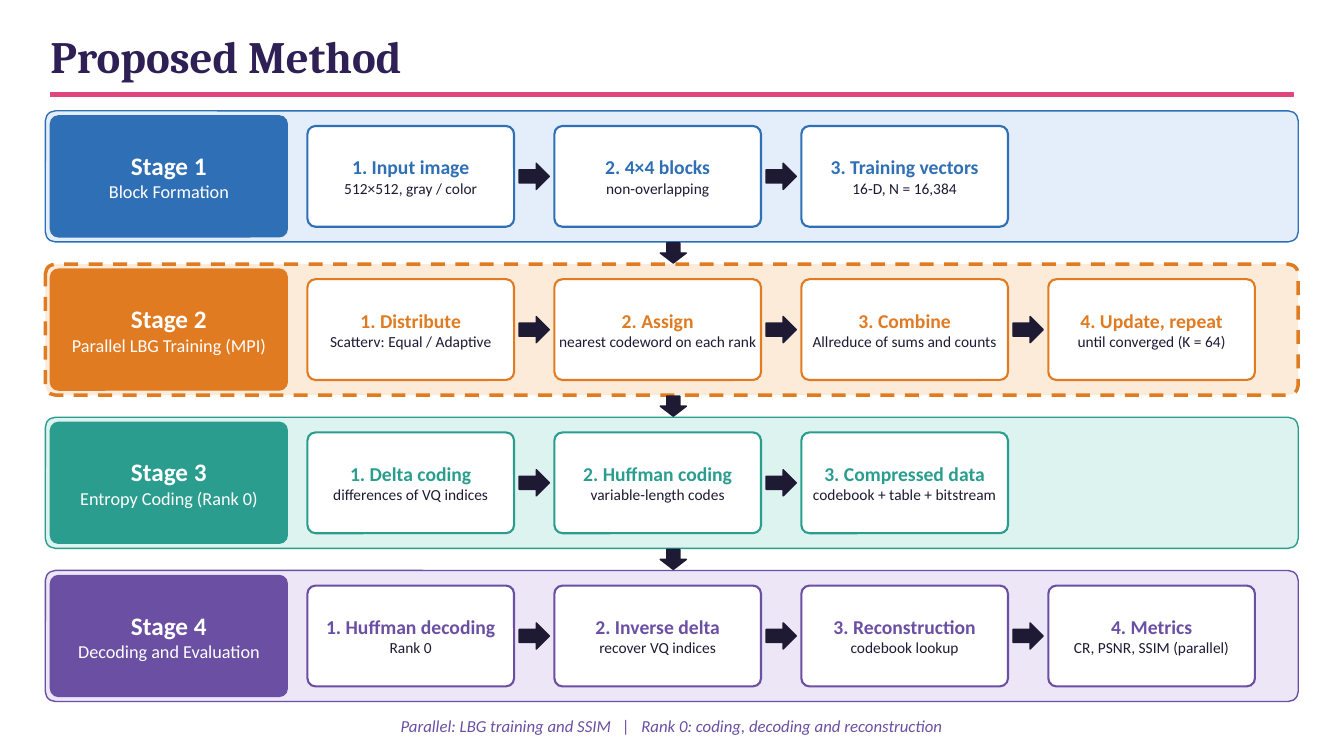
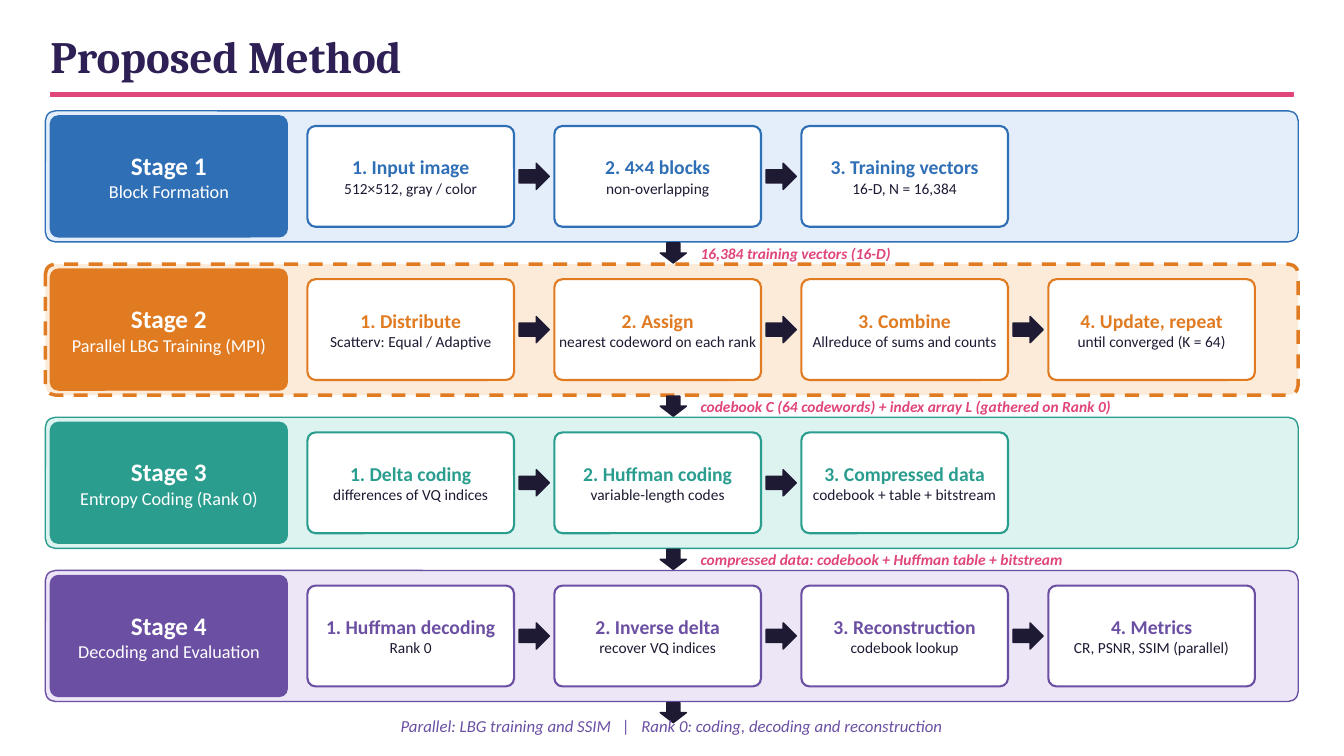
Before and after one commit to ibtihal-cpu/mihk, a slide deck: slide 1 of results/seminar/figs/overview.pptx. Drawn at 1344x756 pixels with LibreOffice and Linux fonts; fonts in the diff are those of the drawing. Boxes give left, top, right and bottom in pixels: in the first picture for what was removed or moved away, otherwise in the second. Text is boxed around its words. In the diff, an @@ line names an element or a change of style, - is before the commit and + after.

```diff
--- a/results/seminar/figs/overview.pptx
+++ b/results/seminar/figs/overview.pptx
@@ text added at [701,248,891,263], 11 pt, text #E0457B, bold, italic @@
+16,384 training vectors (16-D)
@@ text added at [701,401,1111,417], 11 pt, text #E0457B, bold, italic @@
+codebook C (64 codewords) + index array L (gathered on Rank 0)
@@ text added at [701,554,1062,568], 11 pt, text #E0457B, bold, italic @@
+compressed data: codebook + Huffman table + bitstream
@@ down arrow added at [660,703,687,723], fill #1F1A33, outline #1F1A33 1 pt @@
```
Also in this commit, not shown: 4 other files.
